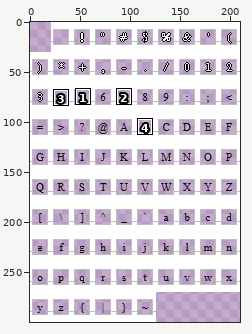
One commit to this pixel-art file: assets/sprites/UI/Font/Simpletun-template.aseprite. Above, an overview of the earlier version with the close-up marked.
Close-up. Before the commit:
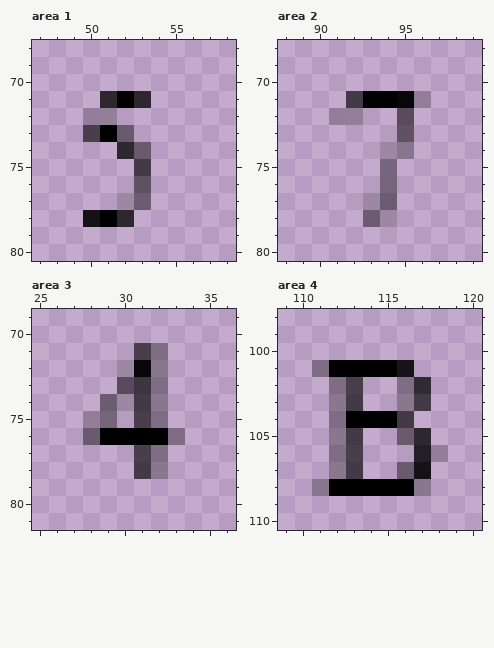
210x300 pixels, 1 frame. Pixels under 10% opacity are left out. Colours within 5 levels of each other are drawn and written as one. Shown: area 1: x 47..58, y 68..80; area 2: x 88..99, y 68..80; area 3: x 25..36, y 69..81; area 4: x 109..120, y 98..110. The commit also changed other parts of the picture, which this record leaves out.
And afterwards:
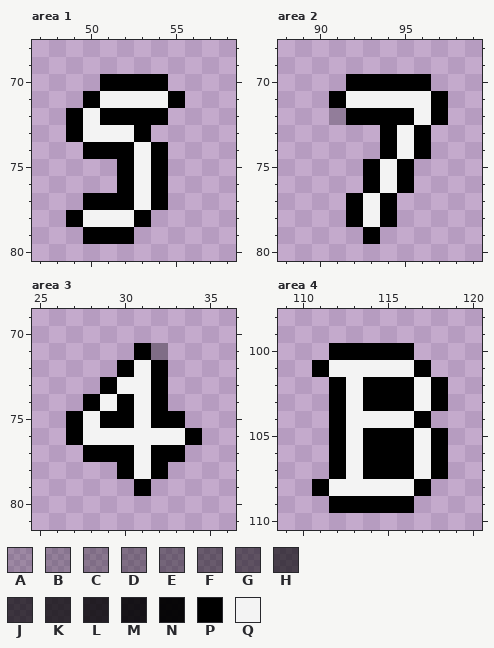
Palette (. is transparent): A #00000033  B #00000040  C #0000004d  D #0000005a  E #00000068  F #00000077  G #00000084  H #000000a1  J #000000b0  K #000000c0  L #000000d0  M #000000e1  N #000000f5  P #000000  Q #f3f3f3
Message: Updated Font Sheet Added More Letters
Difference:
Area 1, layer "Font":
y 70: x 51..54 .... -> PPPP
y 71: x 50..55 .KPK.. -> PQQQQP
y 72: x 49..54 .AB... -> PQPPPP
y 73: x 49..53 .HPF. -> PQQQP
y 74: x 50..54 ..KF. -> PPPQP
y 75: x 52..54 .H. -> PQP
y 76: x 52..54 .G. -> PQP
y 77: x 50..54 ..AE. -> PPPQP
y 78: x 49..53 .MPK. -> PQQQP
y 79: x 50..52 ... -> PPP
Area 2, layer "Font":
y 70: x 92..96 ..... -> PPPPP
y 71: x 91..97 .HPPNA. -> PQQQQQP
y 72: x 92..97 B..G.. -> PPPPQP
y 73: x 94..96 .G. -> PQP
y 74: x 94..96 AB. -> PQP
y 75: x 93..95 .D. -> PQP
y 76: x 93..95 .E. -> PQP
y 77: x 92..94 .AE -> PQP
y 78: x 92..94 .EA -> PQP
y 79: x 93 . -> P
Area 3, layer "Font":
y 71: x 31 H -> P
y 72: x 30..32 ANC -> PQP
y 73: x 29..32 .GJC -> PQQP
y 74: x 28..32 .EAHC -> PQPQP
y 75: x 27..33 .AE.HC. -> PQPPQPP
y 76: x 27..34 .FPPPPC. -> PQQQQQQP
y 77: x 28..33 ...HC. -> PPPQPP
y 78: x 30..32 .HC -> PQP
y 79: x 31 . -> P
Area 4, layer "Font":
y 100: x 112..116 ..... -> PPPPP
y 101: x 111..117 CPPPPM. -> PQQQQQP
y 102: x 112..118 CH..CK. -> PQPPPQP
y 103: x 112..118 CH..CH. -> PQPPPQP
y 104: x 112..117 CPPPH. -> PQQQQP
y 105: x 112..118 CH..FK. -> PQPPPQP
y 106: x 112..118 CH...LA -> PQPPPQP
y 107: x 112..118 CH..FM. -> PQPPPQP
y 108: x 111..117 CPPPPPC -> PQQQQQP
y 109: x 112..116 ..... -> PPPPP
